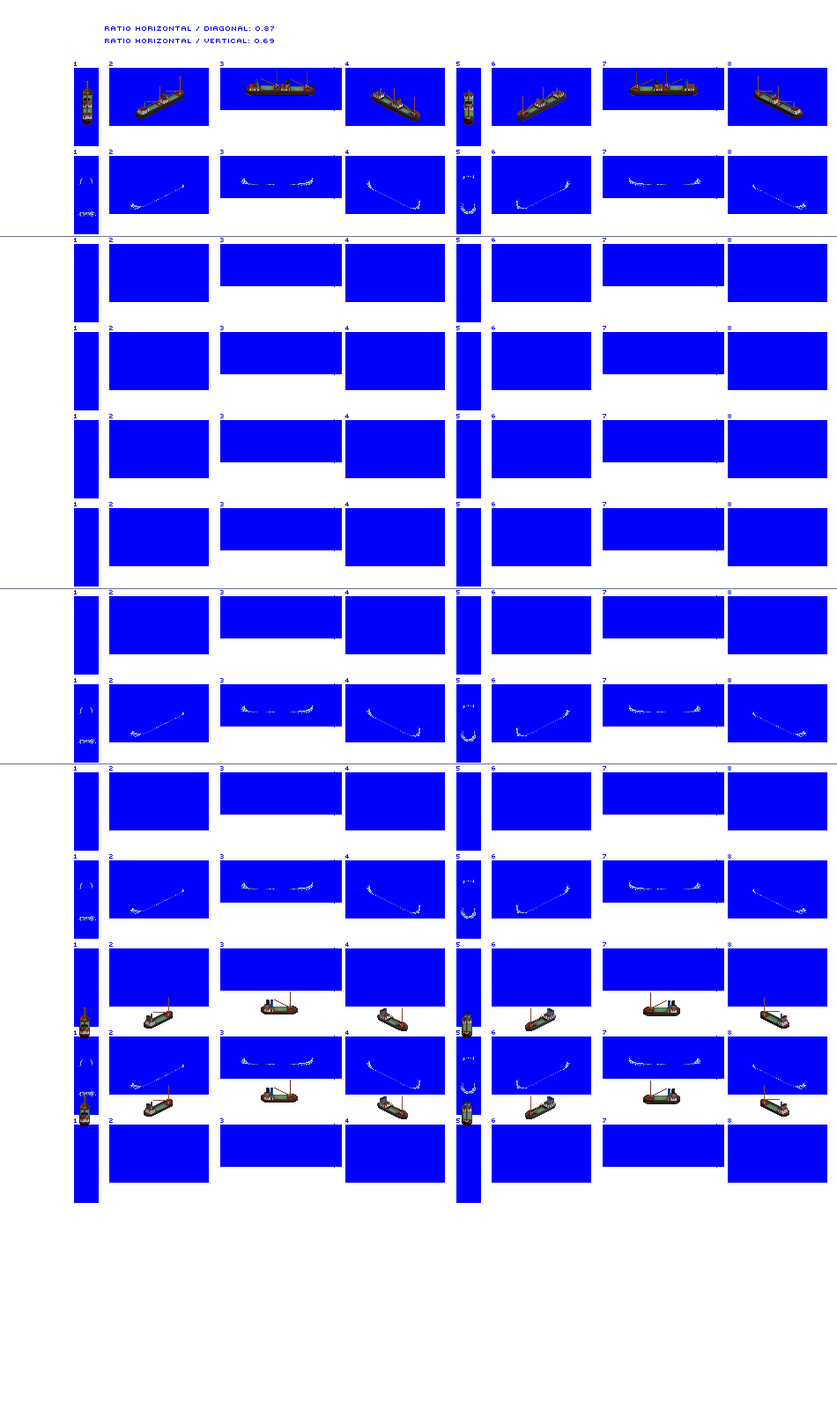
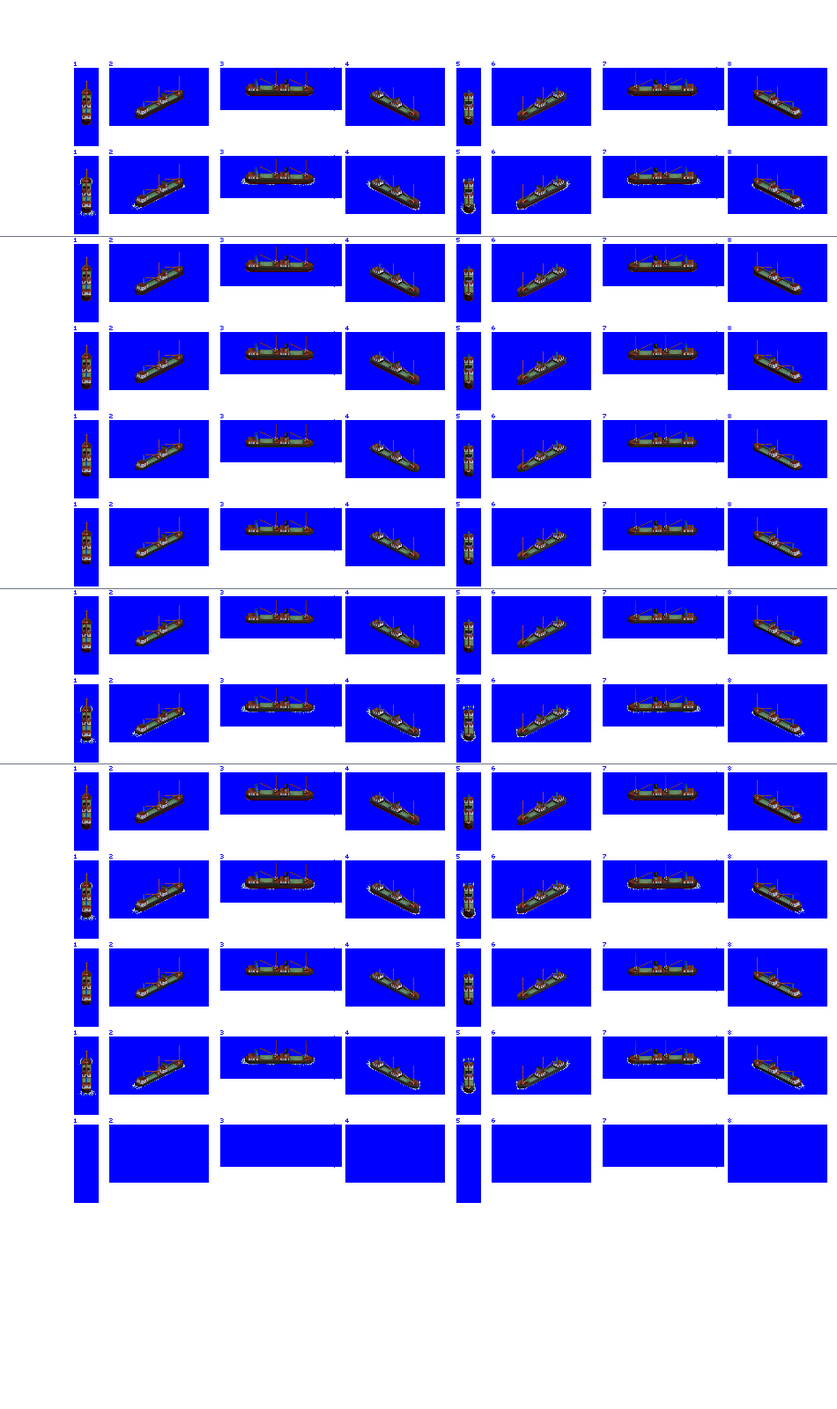
Two versions of the same layered image (837x1409). Layer-by-layer changes:
painted on "large puffer" over box(79, 70, 803, 1127)
removed layer "ratio horizontal / diagonal: 0" over box(104, 26, 274, 44)
painted on "prop / bow wash" over box(77, 175, 807, 1097)
